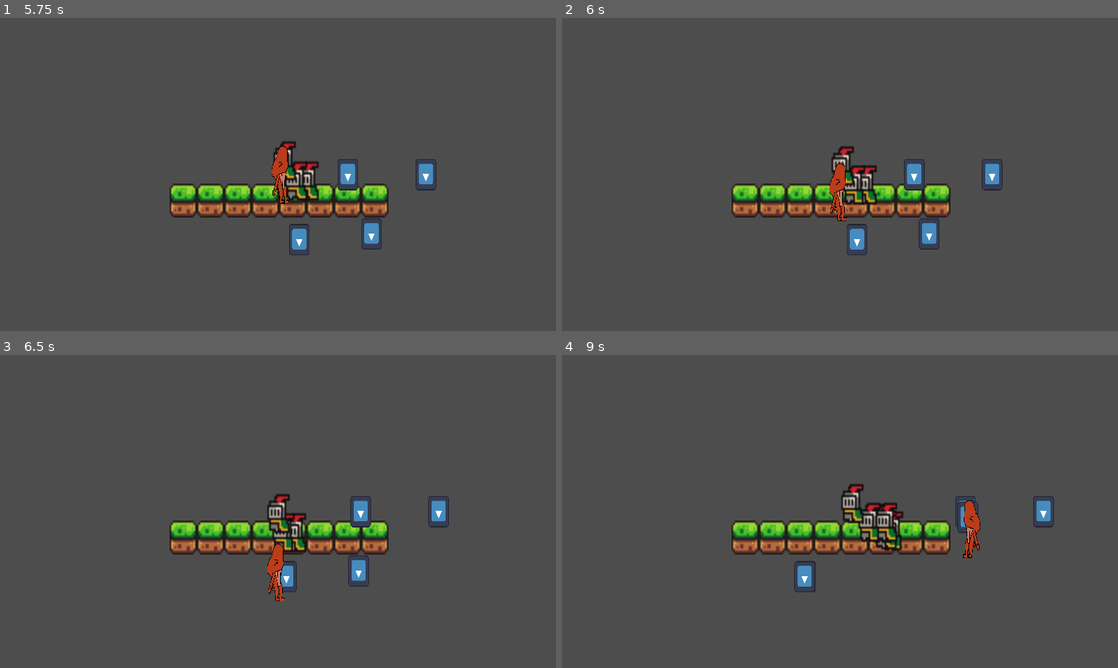
Above: before the commit, frames 1-4 (two rows, left to right).
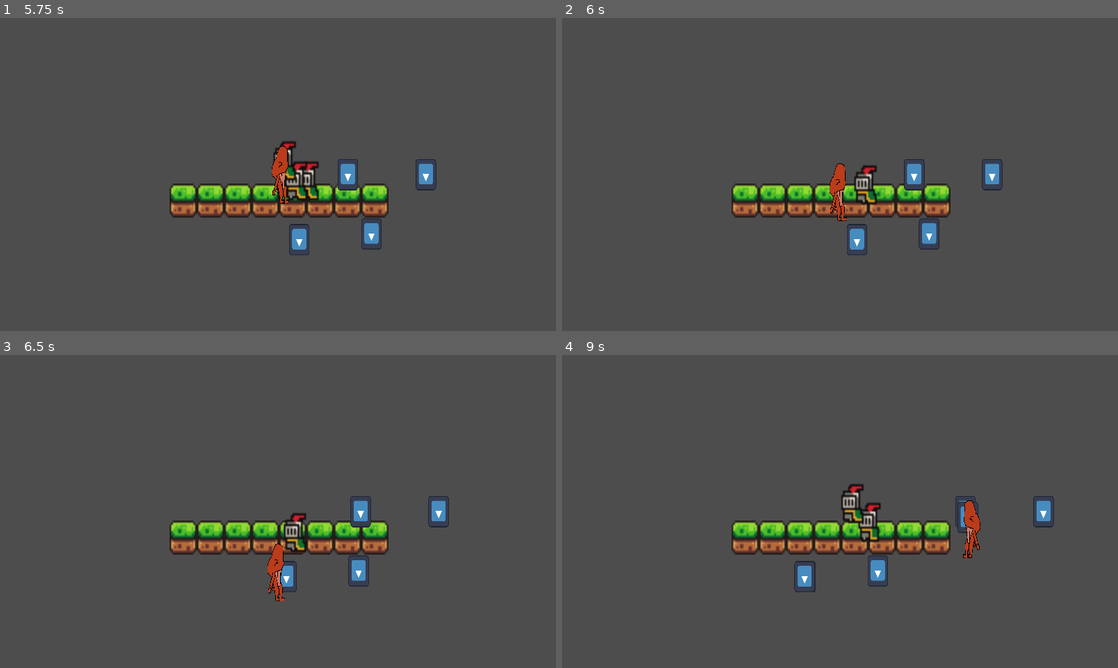
Above: after the commit, the same moments.

Repository: Tonevanda/hypoxia
Game: Godot game, scene res://scenes/titlescreen.tscn
Two runs of this game, one before a commit and one after it. Both use one fixed random seed, a clock stepped at 60 frames per second and the inputs below. The engine's default icon, where the game draws it, is replaced by a stand-in: a white triangle on a blue panel in a dark square.
Inputs (mouse positions are in pixels of both pictures, inside the frame that each line leads up to):
- Up to frame 1 (5.75 s): click (278, 187) at 0.5 s; hold Right (ui_right) 1.28-2.03 s; tap Space (attack) every 0.75 s from 1.35 to 5.1 s; hold Down (ui_down) 2.03-2.78 s; hold Right (ui_right) 2.78-3.53 s; hold Up (ui_up) 3.53-4.28 s; hold Left (ui_left) from 4.28 s (still down)
- Up to frame 2 (6 s): release Left (ui_left) at 5.78 s; hold Down (ui_down) from 5.78 s (still down); tap Space (attack) at 5.85 s
- Up to frame 3 (6.5 s): keep holding Down (ui_down)
- Up to frame 4 (9 s): release Down (ui_down) at 6.53 s; hold Right (ui_right) 6.53-7.28 s; tap Space (attack) every 0.75 s from 6.6 to 8.85 s; hold Up (ui_up) 7.28-8.03 s; hold Right (ui_right) 8.03-8.78 s; hold Down (ui_down) from 8.78 s (still down)

Frame 1 is identical in both runs. In frame 2, 0.5% of the frame differs, in the area x 48-55%, y 40-60%; in frame 3, 0.6%; in frame 4, 0.8%, in the area x 55-62%, y 47-74%.

Commit message:
projectile id increments

Diff:
--- a/scripts/movement.gd
+++ b/scripts/movement.gd
@@ -59,6 +59,7 @@
 		projectile.set_direction(-1)
 	projectile.name = "Projectile" + str(projectileId)
 	get_parent().add_child(projectile)
+	projectileId += 1
 
 
 func _input(event: InputEvent) -> void:
